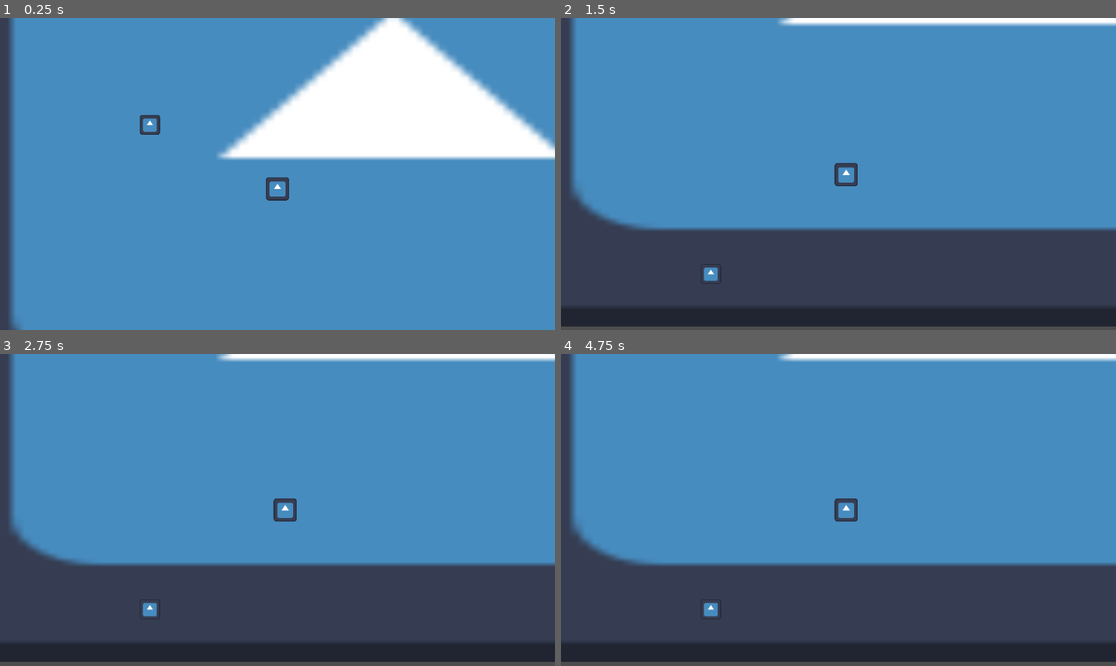
Above: before the commit, frames 1-4 (two rows, left to right).
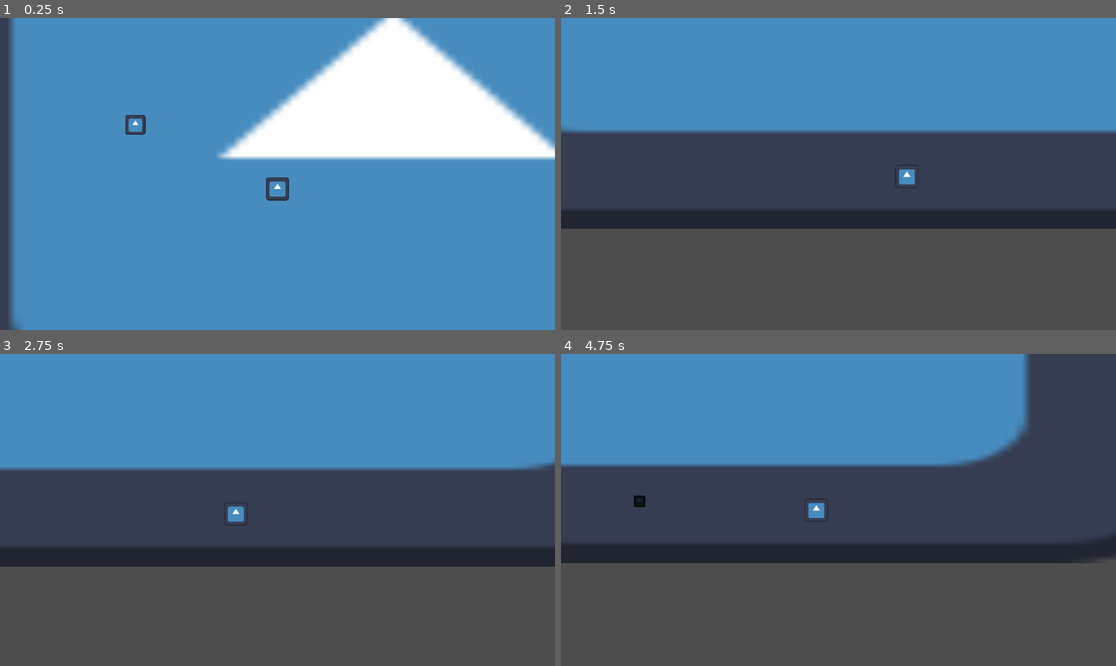
Above: after the commit, the same moments.

Repository: OTalDoPedrinho/-not-mine-story
Game: Godot game, scene res://cenas/cena_01.tscn
The game is run twice, just before and just after one commit, with the same random seed, the same clock (stepped at 60 frames per second) and the same inputs. The engine's default icon, where the game draws it, is replaced by a stand-in: a white triangle on a blue panel in a dark square.
Inputs (mouse positions are in pixels of both pictures, inside the frame that each line leads up to):
- Up to frame 1 (0.25 s): no input
- Up to frame 2 (1.5 s): move the mouse to (960, 158) at 0.52 s; hold D (right) from 0.53 s (still down); click (960, 158) at 0.6 s; tap Space (jump) at 0.77 s; tap Shift (dash) at 0.8, 1.35 s; move the mouse to (727, 189) at 1.27 s
- Up to frame 3 (2.75 s): tap Space (jump) at 1.52 s; right-click (166, 525) at 1.55 s; move the mouse to (333, 441) at 2.02 s; release D (right) at 2.03 s; hold A (left) from 2.03 s (still down); right-click (333, 441) at 2.1 s; click (333, 441) at 2.3 s
- Up to frame 4 (4.75 s): move the mouse to (810, 572) at 2.77 s; release A (left) at 2.78 s; hold D (right) 2.78-4.28 s; click (810, 572) at 2.85 s; tap Space (jump) at 3.02, 3.77, 4.52 s; tap Shift (dash) at 3.05, 3.6 s; move the mouse to (1005, 556) at 3.52 s; right-click (1005, 556) at 3.8 s; move the mouse to (672, 463) at 4.27 s; hold A (left) from 4.28 s (still down); right-click (672, 463) at 4.35 s; click (672, 463) at 4.55 s

The runs differ from the first frame. In frame 1, 0.3% of the frame differs, in the area x 22-29%, y 30-38%; in frame 2, 41%; in frame 3, 40%; in frame 4, 47%, in the area x 0-100%, y 0-99%.
Error before the commit: Invalid operands 'float' and 'Nil' in operator '>='. (res://scripts/player.gd:94)

Commit message:
gravidade do projetil

Diff:
--- a/cenas/cena_01.tscn
+++ b/cenas/cena_01.tscn
@@ -2,7 +2,7 @@
 
 [ext_resource type="Texture2D" uid="uid://c6ie2v10trmjk" path="res://icon.svg" id="1_tayw6"]
 [ext_resource type="PackedScene" uid="uid://dxbthm5ini32n" path="res://cenas/player.tscn" id="2_is7n3"]
-[ext_resource type="Script" uid="uid://d0xb5xoosxujb" path="res://scripts/classes/follower_class.gd" id="3_ur80h"]
+[ext_resource type="Script" uid="uid://sjxkowbxtgim" path="res://scripts/classes/ground_shooter_class.gd" id="3_ur80h"]
 
 [sub_resource type="RectangleShape2D" id="RectangleShape2D_is7n3"]
 size = Vector2(1163, 115)
@@ -42,18 +42,13 @@
 
 [node name="Player" parent="." unique_id=1428523968 instance=ExtResource("2_is7n3")]
 position = Vector2(380, 285)
-hp = null
-speed = null
-j_force = null
-dash_spd = null
-dash_dur = null
-atk_dur = null
-iframes_time = null
-projetil_cena = null
 
-[node name="enemy01" type="CharacterBody2D" parent="." unique_id=933502892 groups=["enemy"]]
+[node name="enemy01" type="CharacterBody2D" parent="." unique_id=1214166055 groups=["enemy"]]
 script = ExtResource("3_ur80h")
-metadata/_custom_type_script = "uid://d0xb5xoosxujb"
+hp = 5
+speed = 50
+dmg = 1
+metadata/_custom_type_script = "uid://sjxkowbxtgim"
 
 [node name="CollisionShape2D" type="CollisionShape2D" parent="enemy01" unique_id=1160214914]
 position = Vector2(269.64, 229.64)
--- a/scripts/classes/enemy_class.gd
+++ b/scripts/classes/enemy_class.gd
@@ -7,11 +7,9 @@
 
 var direc = [1, -1]
 var dir = direc.pick_random()
+var p_collidiu = false
 
 func _physics_process(delta: float) -> void:
-	# Reseta colisão a cada frame
-	var p_collidiu = false
-
 	# Aplica gravidade
 	velocity.y += Global.grvt
 
--- a/scripts/classes/follower_class.gd
+++ b/scripts/classes/follower_class.gd
@@ -15,5 +15,5 @@
 			if dist<=detect_range:
 				var direc = sign(player.global_position.x - global_position.x)
 				velocity.x = direc * speed
-			else:
-				velocity.x = speed * dir
+
+	move_and_slide()
--- a/scripts/classes/ground_shooter_class.gd
+++ b/scripts/classes/ground_shooter_class.gd
@@ -12,20 +12,31 @@
 
 	var player = get_tree().get_first_node_in_group("player")
 	if player:
-		var dist = global_position.x.ditance_to(player.global_position.x)
+		var dist = abs(global_position.x - player.global_position.x)
 
-		if dist<=shoot_range and can_shoot:
+		if dist <= shoot_range and can_shoot:
 			velocity.x = 0
 			try_shoot()
 		else:
-			var direc = sign(global_position.x - player.global_position.x)
-			velocity.x = direc*speed
+			var direc = sign(player.global_position.x - global_position.x)
+			velocity.x = direc * speed
 	else:
 		return
 
 func try_shoot():
-	if projetil_cena:
+	if projetil_cena and can_shoot:
 		can_shoot = false
-		shoot()
+		_shoot()
 		await get_tree().create_timer(shoot_cooldown).timeout
 		can_shoot = true
+
+func _shoot():
+	var player = get_tree().get_first_node_in_group("player")
+	if not player:
+		return
+
+	var shoot_dir = (player.global_position - global_position).normalized()
+	var projetil = projetil_cena.instantiate()
+	projetil.global_position = global_position + shoot_dir * 20
+	projetil.velocity = shoot_dir * projetil.speed
+	get_parent().add_child(projetil)
--- a/scripts/global.gd
+++ b/scripts/global.gd
@@ -3,5 +3,5 @@
 @export var grvt = 10
 
 var has_picaxe = false
-var has_dash = false
+var has_dash = true
 var has_pitch = false
--- a/scripts/player.gd
+++ b/scripts/player.gd
@@ -3,12 +3,12 @@
 #region Variáveis
 #region @
 @export var hp = 3
-@onready var speed = 100
+@export var speed = 100
 @export var j_force = 250
 @export var dash_spd = 300
 @export var dash_dur = 0.1
 @export var iframes_time = .75
-@onready var projetil_cena: PackedScene = preload("res://cenas/projetil.tscn")
+@export var projetil_cena: PackedScene = preload("res://cenas/projetil.tscn")
 #endregion
 
 #region Booleans
@@ -37,6 +37,8 @@
 #endregion
 
 func _physics_process(delta: float) -> void:
+	print(str(hp))
+
 	var move_x = int(Input.is_action_pressed("right")) - int(Input.is_action_pressed("left"))
 	dash_timer += delta
 
@@ -99,6 +101,7 @@
 		state.squat:
 			squat = true
 		state.take_dmg:
+			pass
 			iframes_timer+=delta
 			velocity.x = knockback_dir*25 #knockback
 			velocity.y = -15 #knockback
@@ -118,10 +121,15 @@
 	#region Colisão
 	for i in get_slide_collision_count():
 		var collider = get_slide_collision(i).get_collider()
-		if collider is Enemy and not iframed:
+
+		if not is_instance_valid(collider):
+			continue
+
+		if collider is Enemy and not iframed and collider.p_collidiu:
 			hp -= collider.dmg
 			cur_state = state.take_dmg
 			knockback_dir = sign(global_position.x - collider.global_position.x)
+			collider.p_collidiu = false
 		if collider.is_in_group('projetil'):
 			continue
 	#endregion
--- a/scripts/projetil.gd
+++ b/scripts/projetil.gd
@@ -10,6 +10,7 @@
 	queue_free()
 
 func _physics_process(delta):
+	velocity.y += Global.grvt
 	move_and_slide()
 
 	if get_slide_collision_count() > 0:
